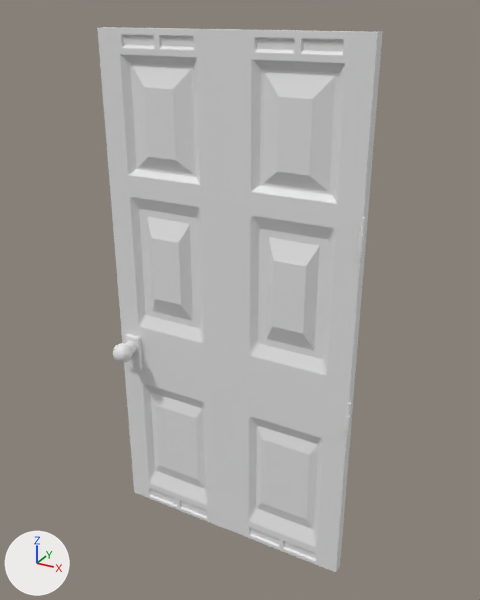
The FBX model Assets/_/Content/GraphicsTiers/Low/Environement/3D Models/MOD_porte 1.fbx, before and after one commit.
Rendered twice from a 50 mm lens placed at (-2.54, -2.22, 2.07), pointed at (-3.63, -0.25, 1.08). Every picture has the same lights, and +X, +Y and +Z are marked at lower left. Where no turn or scale is listed for an object, it has been applied to the vertices.

Names of what the first picture shows: 'MOD_porte'.
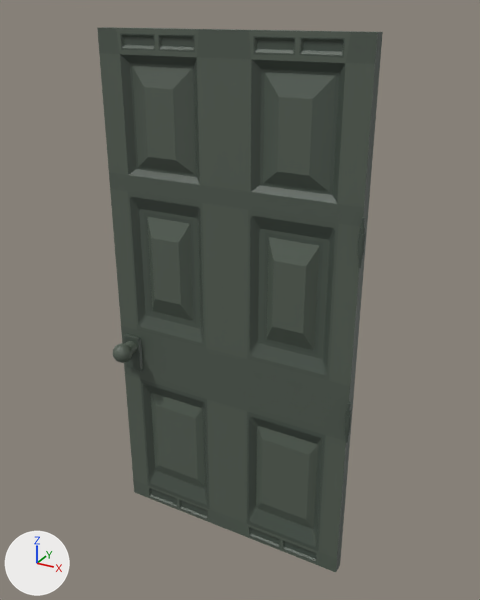
Location of each change, (x1, y1, x2, y2) in pixels of the pictures (480 x 600 px):
'MOD_porte', recoloured: (97, 27, 383, 572) in both

Diff of the bpy script that builds the scene:
```diff
--- a/Assets/_/Content/GraphicsTiers/Low/Environement/3D Models/MOD_porte 1.fbx.py
+++ b/Assets/_/Content/GraphicsTiers/Low/Environement/3D Models/MOD_porte 1.fbx.py
@@ img_texture_porte_png @@
+img_texture_porte_png = load_image('texture_porte.png', '../Textures/texture_porte.png', 1024, 1024, 'sRGB')
@@ mat_material_004 @@
+mat_material_004 = principled_material('Material.004')
+mat_material_004.texture = img_texture_porte_png
@@ me_sphere @@
 me_sphere.from_pydata(...)  # 3456 vertices, 3532 faces; spans x -1.01..0.0, y -0.11..0.06, z -0.71..1.29
+me_sphere.materials.append(mat_material_004)  # picture img_texture_porte_png
```
